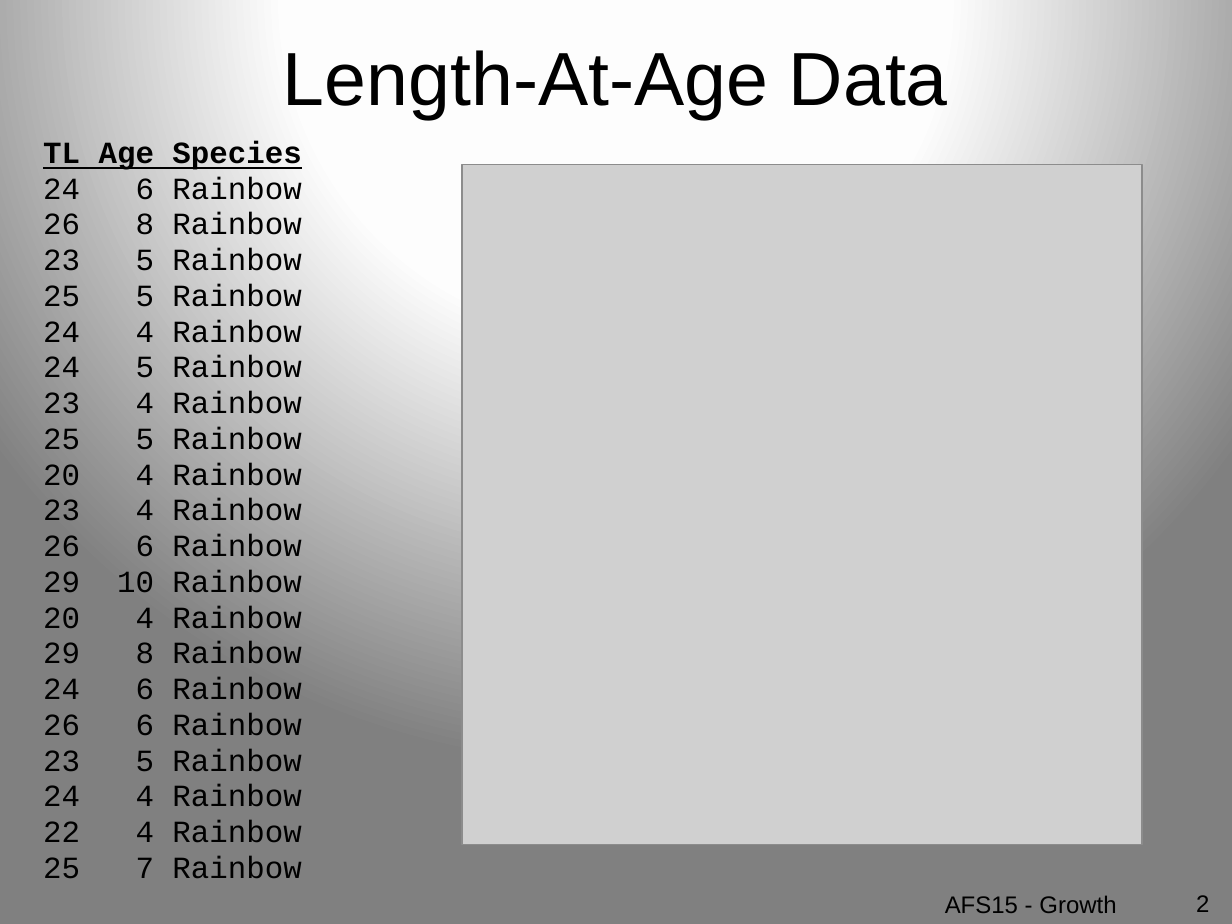
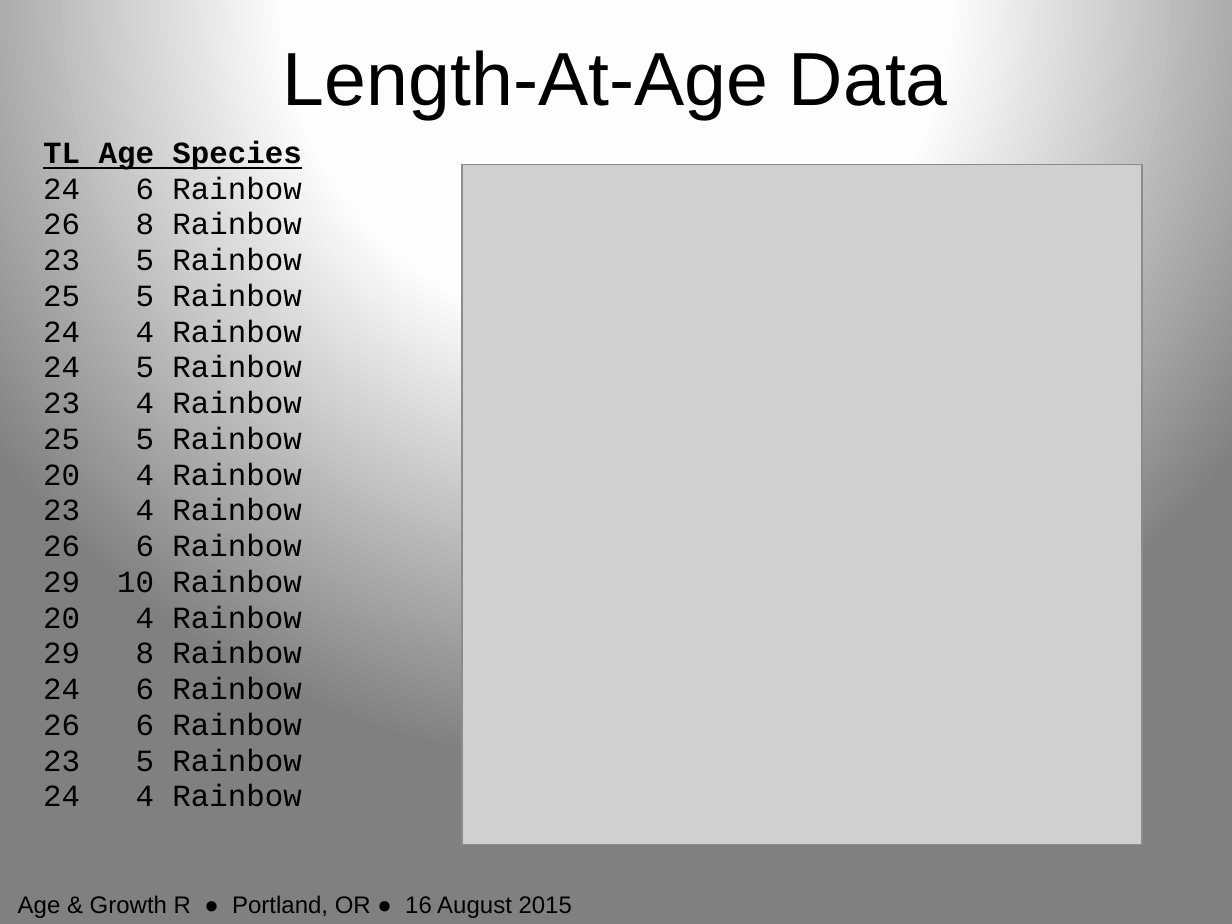
Before and after one commit to droglenc/AFSPortland2015, a slide deck: slide 2 of Slides/04_Growth.pptx. Drawn at 1232x924 pixels with LibreOffice and Linux fonts; fonts in the diff are those of the drawing; grey boxes stand for pictures. Boxes give left, top, right and bottom in pixels: in the first picture for what was removed or moved away, otherwise in the second. Text is boxed around its words. In the diff, an @@ line names an element or a change of style, - is before the commit and + after.

```diff
--- a/Slides/04_Growth.pptx
+++ b/Slides/04_Growth.pptx
@@ text at (43,820,301,878): paragraphs removed @@
-22 4 Rainbow
-25 7 Rainbow
@@ text at (18,895,572,918): text changed @@
-AFS15 - Growth
+Age & Growth R ● Portland, OR ● 16 August 2015
@@ page number removed at (1196,895,1209,912) @@
-2
```
Also in this commit, not shown: 8 other slides changed, 16 other files.
